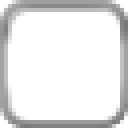
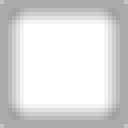
Comparing the layer stacks of the two w=128, h=128 images. Changes:
removed layer "Rounded Rectangle 1" over bbox(0, 0, 128, 128)
removed layer "Layer 2" over bbox(0, 20, 128, 108)
added layer "Layer 3" above "Layer 4" over bbox(0, 0, 128, 128)
